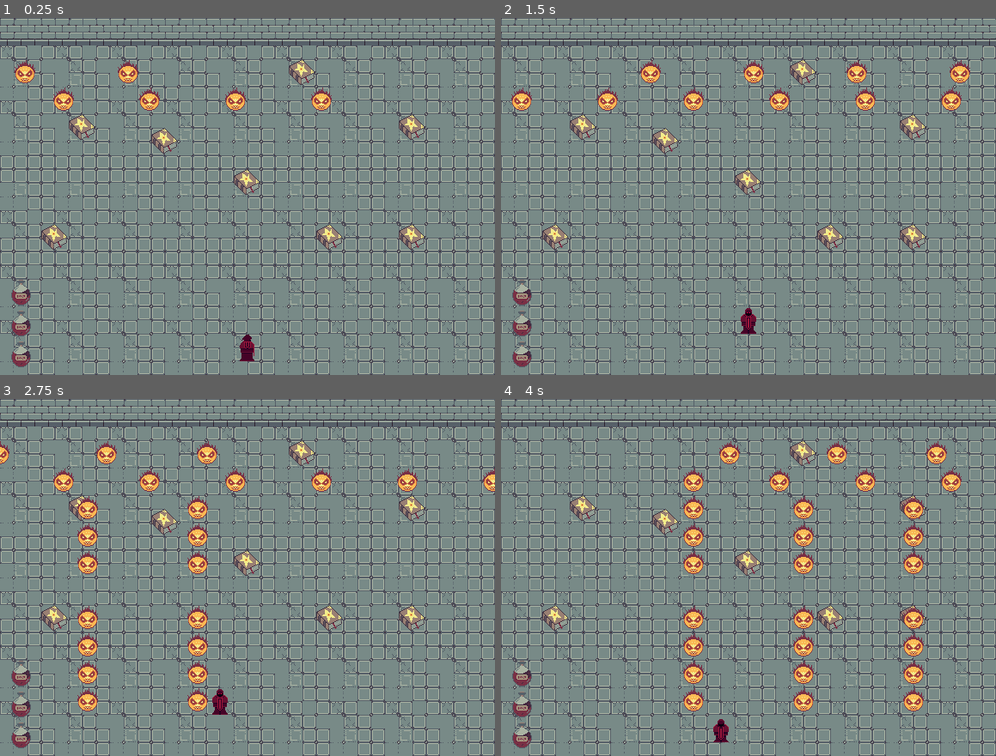
Above: before the commit, frames 1-4 (two rows, left to right).
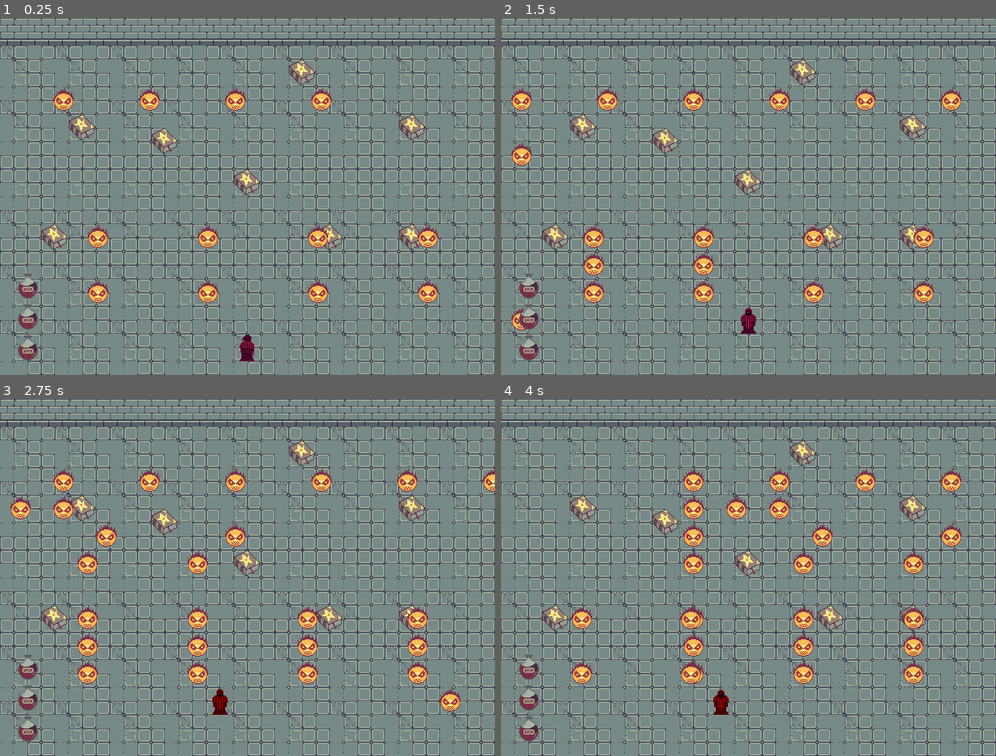
Above: after the commit, the same moments.

Repository: dest3/proyecto-final-diplomatura-godot
Game: Godot game, scene res://src/escenas/main.tscn
Same seed, same stepped clock (60 frames per second), same inputs: the game is played once before the commit and once after it.
Inputs:
- Up to frame 1 (0.25 s): no input
- Up to frame 2 (1.5 s): hold Up (up) from 0.53 s (still down)
- Up to frame 3 (2.75 s): release Up (up) at 2.03 s; hold A (left) from 2.03 s (still down)
- Up to frame 4 (4 s): release A (left) at 3.53 s; hold S (down) from 3.53 s (still down)

The runs differ from the first frame. In frame 1, 2.7% of the frame differs, in the area x 2-89%, y 11-98%; in frame 2, 3.6%; in frame 3, 4.5%, in the area x 0-94%, y 11-98%; in frame 4, 4.3%.

Commit message:
agrega estilos y corrige bugs menores

Diff:
--- a/src/escenas/hud.tscn
+++ b/src/escenas/hud.tscn
@@ -1,6 +1,17 @@
-[gd_scene load_steps=2 format=3 uid="uid://c11mbcg85src8"]
+[gd_scene load_steps=5 format=3 uid="uid://c11mbcg85src8"]
 
 [ext_resource type="Script" uid="uid://bll7b8uakbltl" path="res://src/scripts/hud.gd" id="1_t1gyd"]
+
+[sub_resource type="StyleBoxFlat" id="StyleBoxFlat_t1gyd"]
+bg_color = Color(0.70967, 0.448208, 0.984913, 1)
+
+[sub_resource type="StyleBoxFlat" id="StyleBoxFlat_jhn0a"]
+bg_color = Color(0.433813, 0.680144, 0.24144, 1)
+
+[sub_resource type="Theme" id="Theme_af2ak"]
+PanelContainer/styles/panel = SubResource("StyleBoxFlat_t1gyd")
+panelcontainer2/base_type = &"PanelContainer"
+panelcontainer2/styles/panel = SubResource("StyleBoxFlat_jhn0a")
 
 [node name="hud" type="CanvasLayer"]
 script = ExtResource("1_t1gyd")
@@ -11,10 +22,10 @@
 anchor_bottom = 1.0
 grow_horizontal = 2
 grow_vertical = 2
-theme_override_constants/margin_left = 8
-theme_override_constants/margin_top = 8
-theme_override_constants/margin_right = 8
-theme_override_constants/margin_bottom = 8
+theme_override_constants/margin_left = 16
+theme_override_constants/margin_top = 16
+theme_override_constants/margin_right = 16
+theme_override_constants/margin_bottom = 16
 
 [node name="HBoxContainer" type="HBoxContainer" parent="MarginContainer"]
 layout_mode = 2
@@ -33,6 +44,7 @@
 [node name="PanelContainer" type="PanelContainer" parent="MarginContainer/CenterContainer"]
 custom_minimum_size = Vector2(64, 64)
 layout_mode = 2
+theme = SubResource("Theme_af2ak")
 
 [node name="VBoxContainer" type="VBoxContainer" parent="MarginContainer/CenterContainer/PanelContainer"]
 layout_mode = 2
--- a/src/escenas/jugdor.tscn
+++ b/src/escenas/jugdor.tscn
@@ -178,3 +178,5 @@
 shape = SubResource("RectangleShape2D_v8tri")
 
 [node name="Timer" type="Timer" parent="."]
+wait_time = 3.0
+one_shot = true
--- a/src/escenas/main.tscn
+++ b/src/escenas/main.tscn
@@ -48,32 +48,33 @@
 
 [node name="linea_obstaculo" parent="Spawner_obstaculos" instance=ExtResource("6_nxjfm")]
 position = Vector2(0, 288)
+contador_obstaculos = 5
 
 [node name="linea_obstaculo2" parent="Spawner_obstaculos" instance=ExtResource("6_nxjfm")]
 position = Vector2(0, 320)
+contador_obstaculos = 10
 
 [node name="linea_obstaculo3" parent="Spawner_obstaculos" instance=ExtResource("6_nxjfm")]
 position = Vector2(0, 256)
+contador_obstaculos = 12
 
 [node name="linea_obstaculo4" parent="Spawner_obstaculos" instance=ExtResource("6_nxjfm")]
 position = Vector2(0, 352)
+contador_obstaculos = 1
+velocidad = 400
 
 [node name="linea_obstaculo5" parent="Spawner_obstaculos" instance=ExtResource("6_nxjfm")]
 position = Vector2(0, 96)
 contador_obstaculos = 10
 distancia_entre_obstaculos = 100
 
-[node name="linea_obstaculo6" parent="Spawner_obstaculos" instance=ExtResource("6_nxjfm")]
-position = Vector2(0, 64)
-contador_obstaculos = 6
-distancia_entre_obstaculos = 120
-velocidad = 500
-
 [node name="linea_obstaculo7" parent="Spawner_obstaculos" instance=ExtResource("6_nxjfm")]
 position = Vector2(0, 128)
+distancia_entre_obstaculos = 50
 
 [node name="linea_obstaculo8" parent="Spawner_obstaculos" instance=ExtResource("6_nxjfm")]
 position = Vector2(0, 160)
+distancia_entre_obstaculos = 150
 
 [node name="linea_obstaculo9" parent="Spawner_obstaculos" instance=ExtResource("6_nxjfm")]
 position = Vector2(0, 192)
--- a/src/scripts/hud.gd
+++ b/src/scripts/hud.gd
@@ -15,7 +15,7 @@
 func crear_vidas(cantidad_vidas: int):
 	for i in cantidad_vidas:
 		var texture_rect = TextureRect.new()
-		texture_rect.custom_minimum_size = Vector2(16, 16)
+		texture_rect.custom_minimum_size = Vector2(32, 32)
 		texture_rect.texture = textura_vida
 		texture_rect.texture_filter = TextureRect.TEXTURE_FILTER_NEAREST
 		vidas.add_child(texture_rect)
@@ -24,7 +24,7 @@
 
 func mostrar_perder():
 	resultado.text = "PERDISTE!"
-	panel_container.theme_type_variation = "PanelContainerRojo"
+	panel_container.theme_type_variation = "PanelContainer2"
 	center_container.show()
 
 func mostrar_ganar():
--- a/src/scripts/jugdor.gd
+++ b/src/scripts/jugdor.gd
@@ -91,8 +91,8 @@
 
 
 func muere():
-	collision_shape_2d.set_deferred("disabled", false)
-	animated_sprite_2d.self_modulate = Color(1,1,1)
+	collision_shape_2d.set_deferred("disabled", true)
+	animated_sprite_2d.self_modulate = Color(1, 0, 0)
 	animated_sprite_2d.play("hit")
 	set_process_input(false)
 	timer.start()
@@ -101,7 +101,7 @@
 func resetear_jugador():
 	set_process_input(true)
 	collision_shape_2d.set_deferred("disabled", false)
-	animated_sprite_2d.self_modulate = Color(1,1,1)
+	animated_sprite_2d.self_modulate = Color(1, 1, 1)
 	animated_sprite_2d.play("idle")
 	global_position = POSICION_INICIAL_JUGADOR
 	nueva_posicion = POSICION_INICIAL_JUGADOR
--- a/src/scripts/spawner_obstaculos.gd
+++ b/src/scripts/spawner_obstaculos.gd
@@ -11,4 +11,4 @@
 
 func on_jugador_colisiona():
 	print("{on_jugador_colisiona}")
-	game_state_manager.matar_jugador
+	game_state_manager.matar_jugador()
